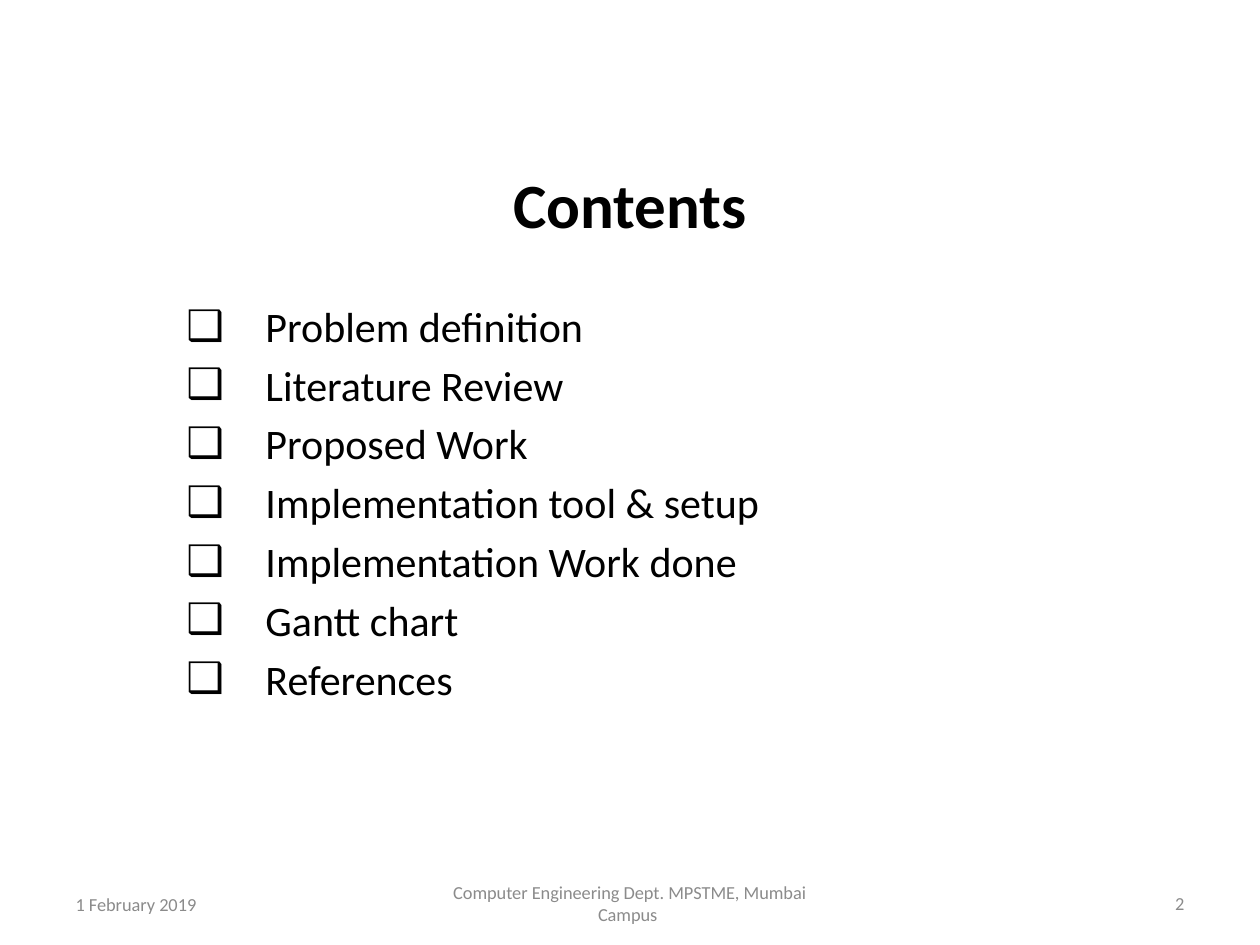
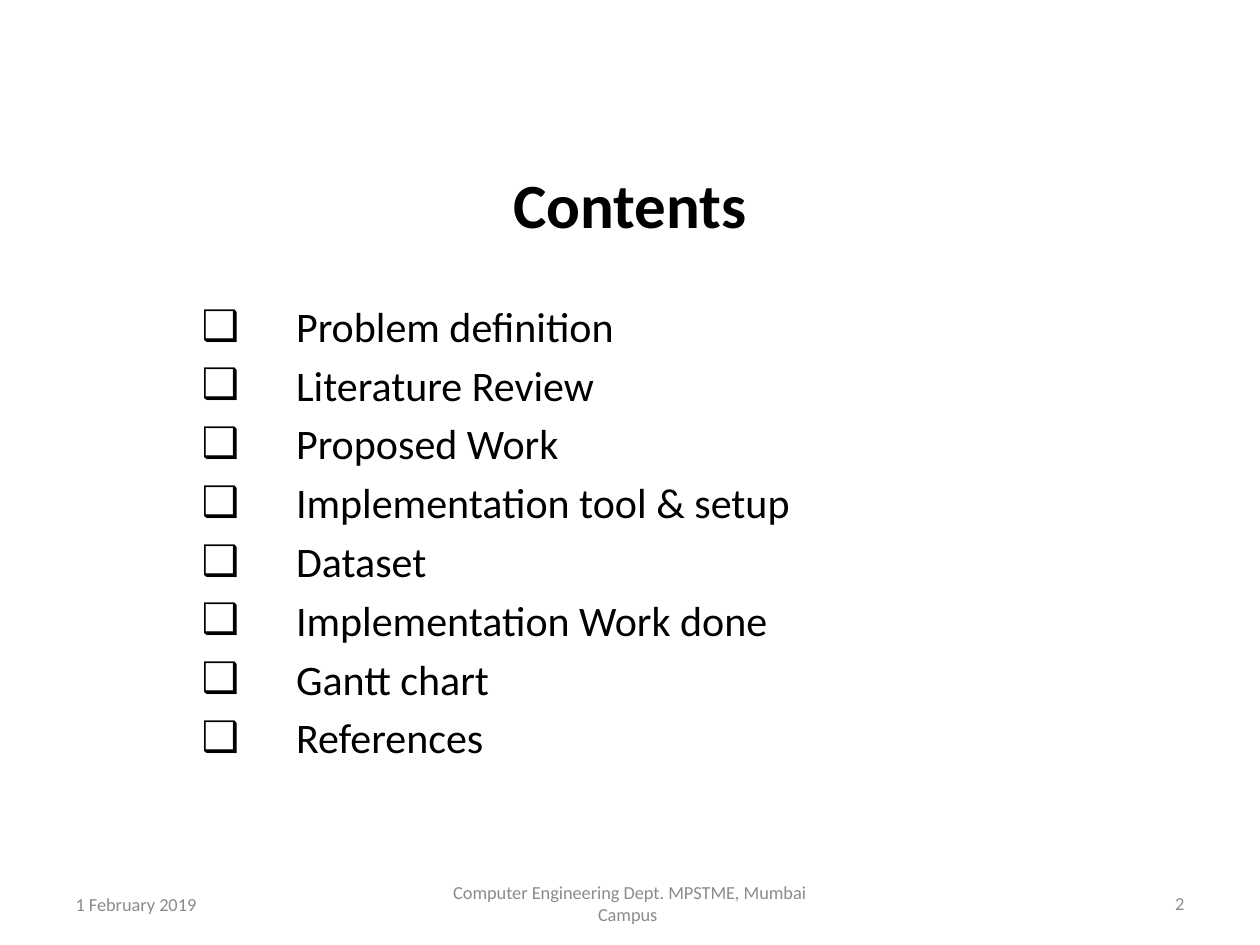
Before and after one commit to TeeeJaey/SignatureVerifier, a slide deck: slide 2 of PPT/B002_ProjectPPT.pptx. Drawn at 1260x945 pixels with LibreOffice and Linux fonts; fonts in the diff are those of the drawing; background and template pictures are left out. Boxes give left, top, right and bottom in pixels: in the first picture for what was removed or moved away, otherwise in the second. Text is boxed around its words. In the diff, an @@ line names an element or a change of style, - is before the commit and + after.

```diff
--- a/PPT/B002_ProjectPPT.pptx
+++ b/PPT/B002_ProjectPPT.pptx
@@ text at [296,312,789,754]: indent changed @@
@@ text at [296,550,426,578]: paragraph added @@
+❑ Dataset
```
Also in this commit, not shown: 2 other slides changed, 3 other files.
